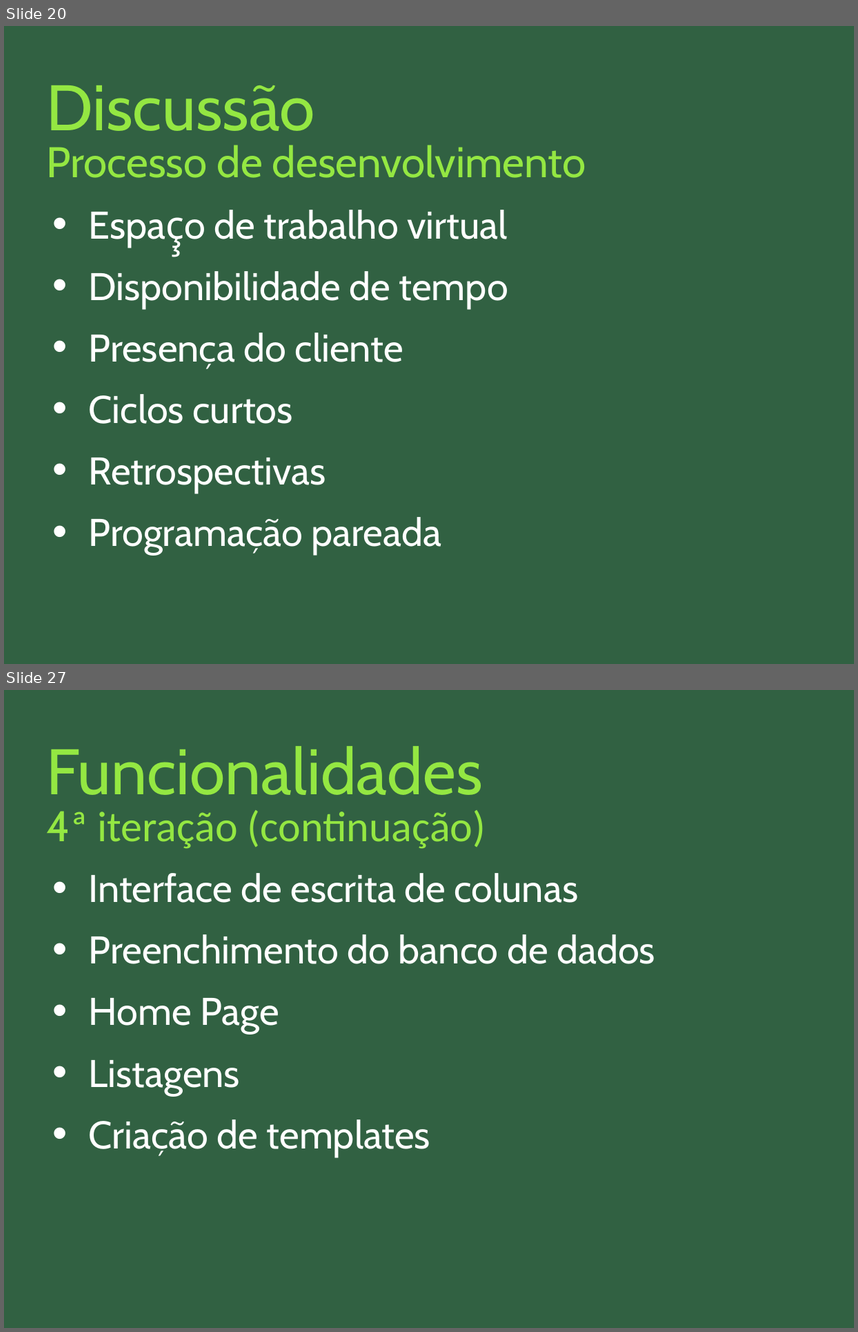
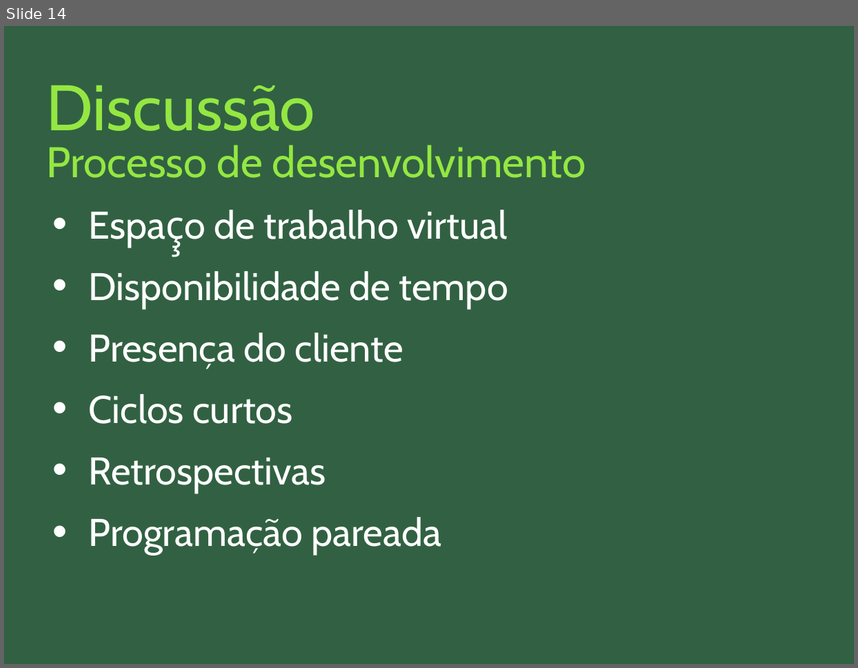
Before and after one commit to nathaliaspatricio/febracev, a slide deck: docs/monografia/apresentação_final.odp. Shown one above the other, each under a label of ours: slides 20 and 27 before the commit, slide 14 after it; the slides between them are not shown. The pictures are 858x1332 and 858x668 pixels, drawn with LibreOffice and Linux fonts; fonts in the diff are those of the drawing. Boxes give left, top, right and bottom in pixels: in the first picture for what was removed or moved away, otherwise in the second. Text is boxed around its words. In the diff, an @@ line names an element or a change of style, - is before the commit and + after.

```diff
--- a/docs/monografia/apresentação_final.odp
+++ b/docs/monografia/apresentação_final.odp
@@ slide 27 removed at bbox=[4, 690, 854, 1328], background #316142 @@
@@ title removed at bbox=[47, 746, 483, 795] @@
-Funcionalidades
@@ title removed at bbox=[47, 810, 486, 849] @@
-4ª iteração (continuação)
@@ text removed at bbox=[89, 873, 655, 1156] @@
-• Interface de escrita de colunas
-• Preenchimento do banco de dados
-• Home Page
-• Listagens
-• Criação de templates
@@ what was slide 20 is now slide 14 @@
```
Also in this commit, not shown: 7 slides changed, 8 slides added, 31 other slides removed.
